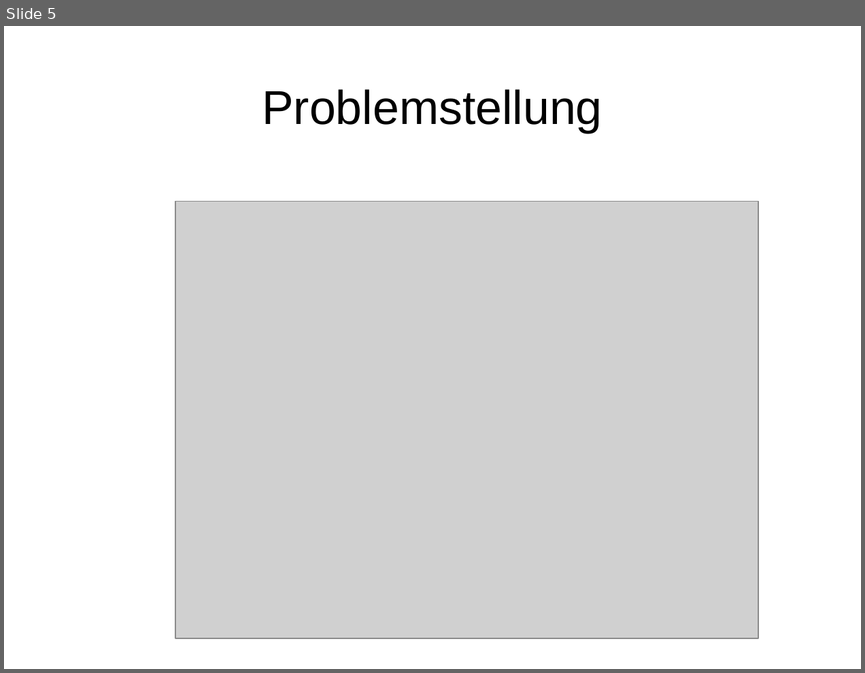
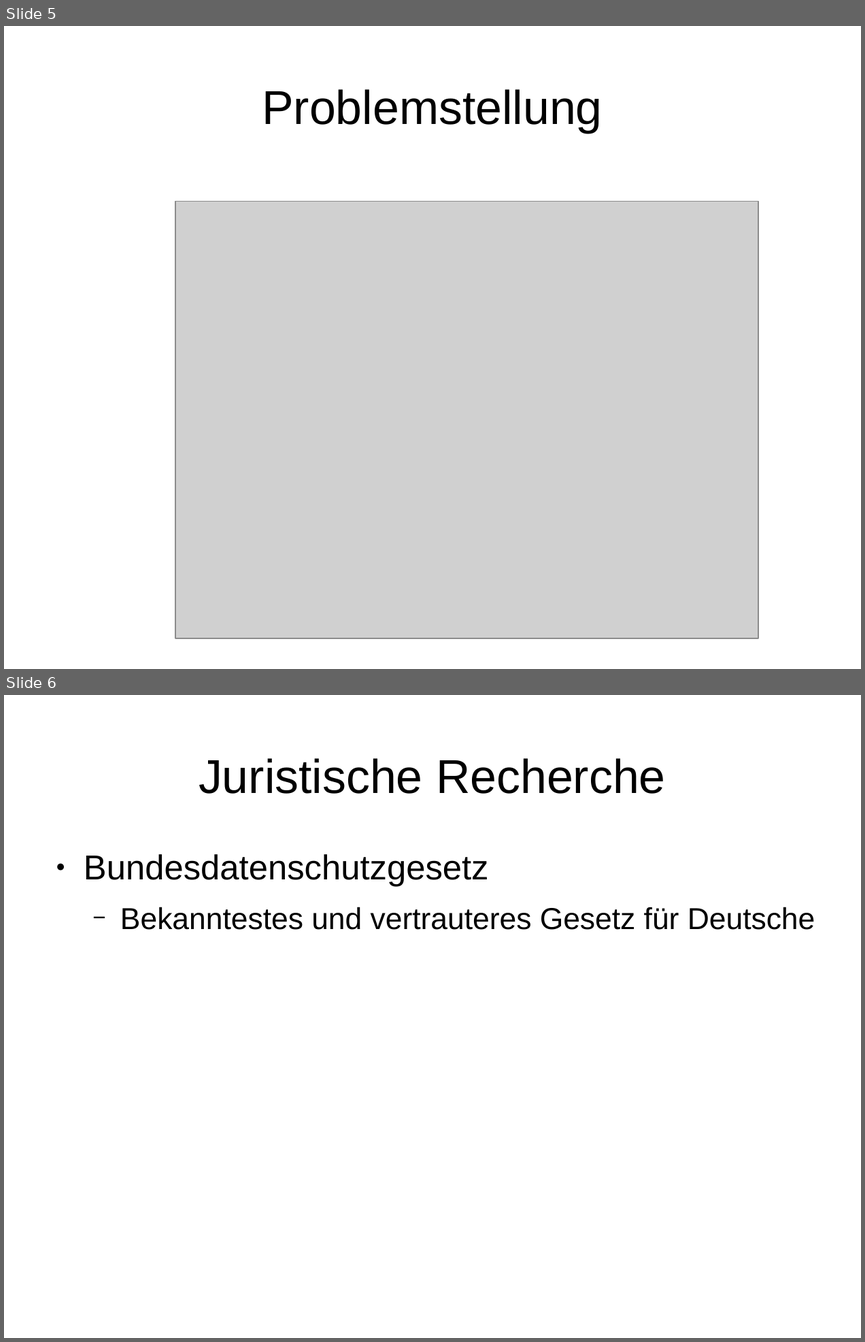
Before and after one commit to iiot-stud/qteam2016, a slide deck: presentation.odp. Shown one above the other, each under a label of ours: slide 5 before the commit, slides 5 and 6 after it. The pictures are 865x673 and 865x1342 pixels, drawn with LibreOffice and Linux fonts; fonts in the diff are those of the drawing; grey boxes stand for pictures. Boxes give left, top, right and bottom in pixels: in the first picture for what was removed or moved away, otherwise in the second. Text is boxed around its words. In the diff, an @@ line names an element or a change of style, - is before the commit and + after.

```diff
--- a/presentation.odp
+++ b/presentation.odp
@@ slide 6 added at box(4, 695, 861, 1338), background #FFFFFF @@
@@ title added at box(198, 758, 666, 794), 44 pt, text #000000 @@
+Juristische Recherche
@@ text added at box(84, 854, 815, 930), 28 pt, text #000000 @@
+● Bundesdatenschutzgesetz
+  − Bekanntestes und vertrauteres Gesetz für Deutsche
```
Also in this commit, not shown: 1 slide changed, 3 other slides added, 2 slides removed, 1 other file.
